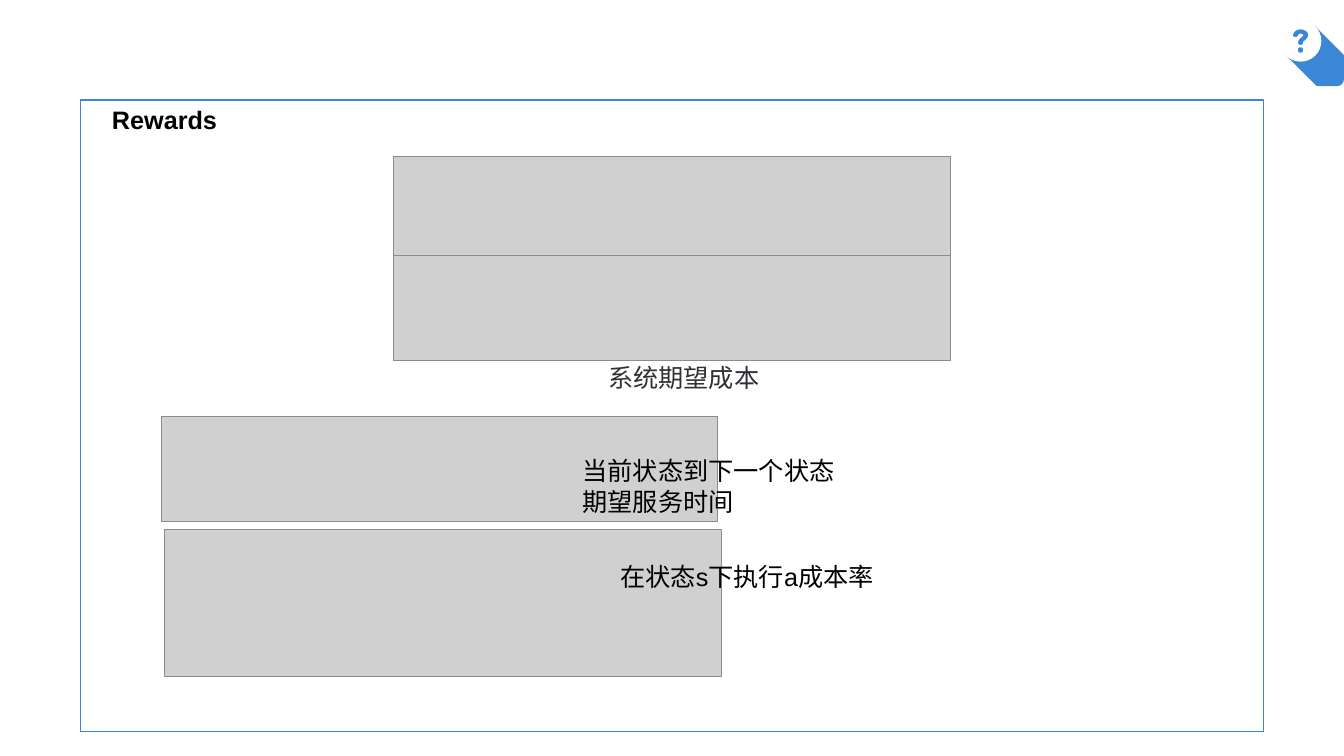
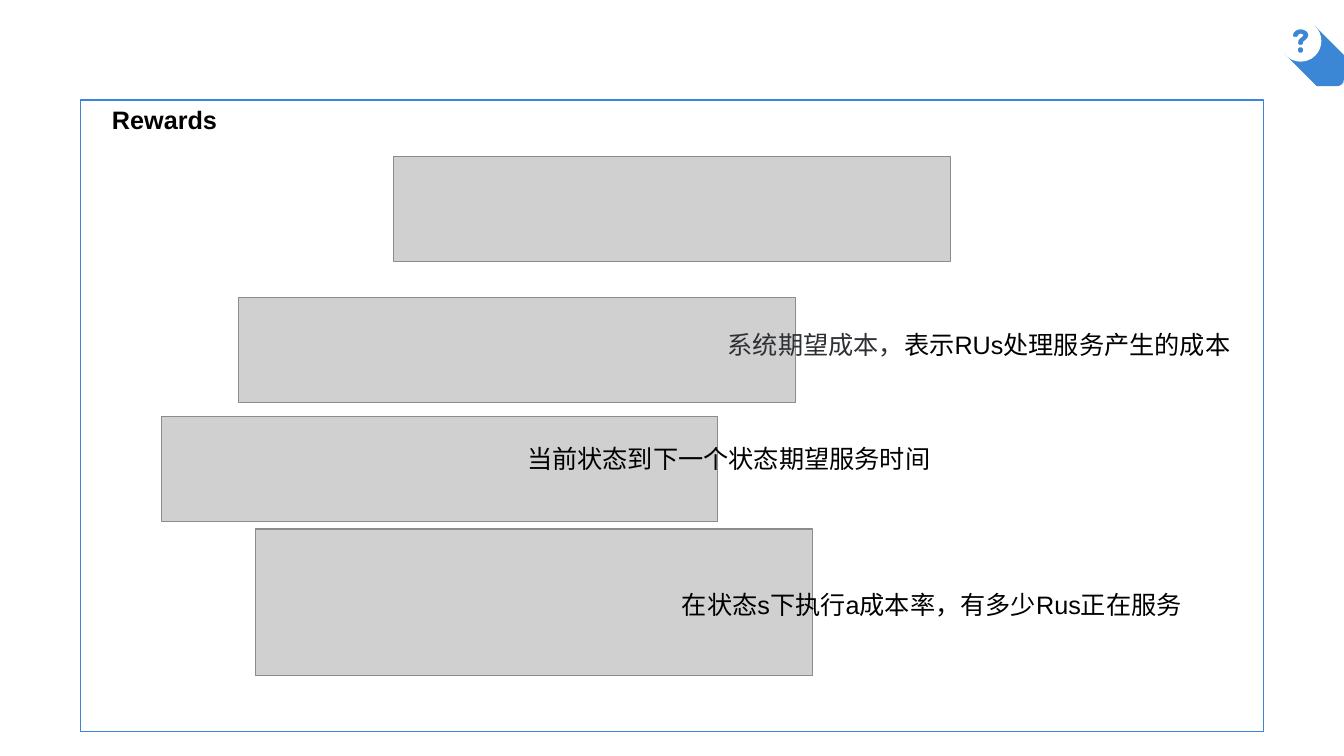
Before and after one commit to AlfredChiang/Mobile-Edge-Computing, a slide deck: slide 9 of Resource-Allocation-in-Vehicular-Cloud-Computing-Systems-With-Heterogeneous-Vehicles-and-Roadside-Units/2019-01-08.pptx (slide 8 before the commit). Drawn at 1344x756 pixels with LibreOffice and Linux fonts; fonts in the diff are those of the drawing; grey boxes stand for pictures; background and template pictures are left out. Boxes give left, top, right and bottom in pixels: in the first picture for what was removed or moved away, otherwise in the second. Text is boxed around its words. In the diff, an @@ line names an element or a change of style, - is before the commit and + after.

```diff
--- a/Resource-Allocation-in-Vehicular-Cloud-Computing-Systems-With-Heterogeneous-Vehicles-and-Roadside-Units/2019-01-08.pptx
+++ b/Resource-Allocation-in-Vehicular-Cloud-Computing-Systems-With-Heterogeneous-Vehicles-and-Roadside-Units/2019-01-08.pptx
@@ picture: place and size @@
-picture at (394,255,951,360)
+picture at (239,297,796,402)
@@ text at (728,328,1231,360): text changed; text colour #2E3033 to #000000 @@
-系统期望成本
+系统期望成本，表示RUs处理服务产生的成本
@@ text "当前状态到下一个状态期望服务时间" rewrapped from (582,455,834,517) to (527,442,930,474) @@
@@ picture: place and size @@
-picture at (165,529,722,677)
+picture at (256,529,813,677)
@@ text at (682,588,1182,620): text changed @@
-在状态s下执行a成本率
+在状态s下执行a成本率，有多少Rus正在服务
```
Also in this commit, not shown: 3 other slides changed, 5 slides added, 3 slides removed, 4 other files.
